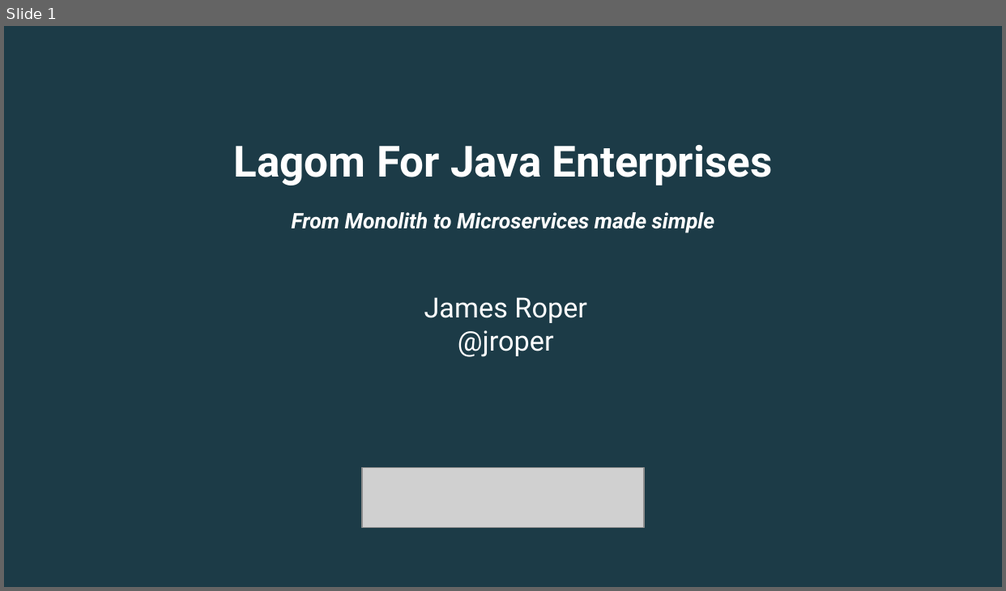
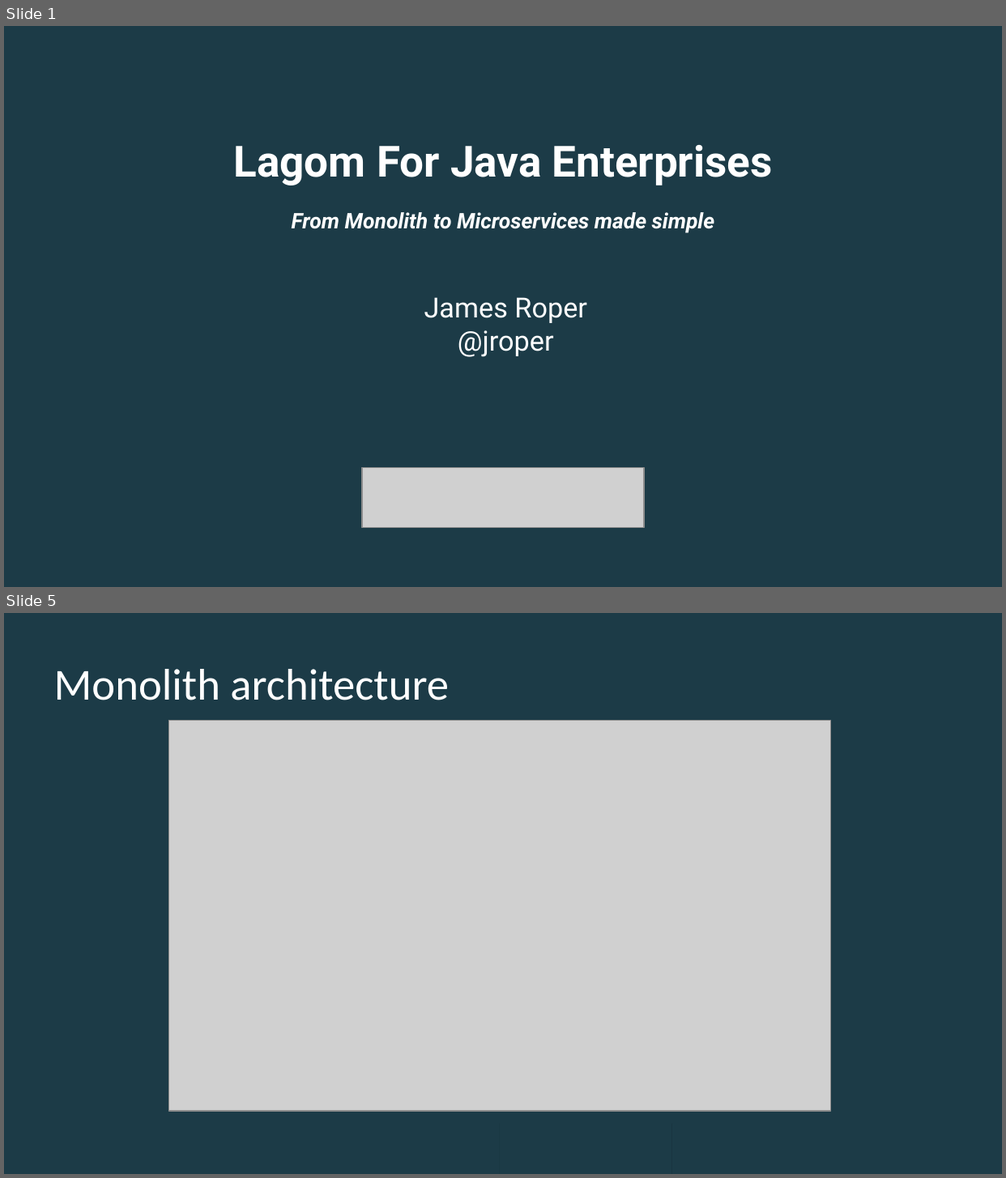
Before and after one commit to jroper/lagom-monolith-presentation, a slide deck: presentation/microservice-to-monolith.odp. Shown one above the other, each under a label of ours: slide 1 before the commit, slides 1 and 5 after it; the slides between them are not shown. The pictures are 1006x591 and 1006x1178 pixels, drawn with LibreOffice and Linux fonts; fonts in the diff are those of the drawing; grey boxes stand for pictures; background and template pictures are left out. Boxes give left, top, right and bottom in pixels: in the first picture for what was removed or moved away, otherwise in the second. Text is boxed around its words. In the diff, an @@ line names an element or a change of style, - is before the commit and + after.

```diff
--- a/presentation/microservice-to-monolith.odp
+++ b/presentation/microservice-to-monolith.odp
@@ slide 5 added at (4, 613, 1002, 1174), background #1C3B47 @@
@@ title added at (54, 669, 449, 700), 32 pt, text #FFFFFF @@
+Monolith architecture
@@ picture added at (168, 721, 830, 1111) @@
@@ rectangle added at (4, 1121, 671, 1174), fill #1C3B47 @@
@@ rectangle added at (4, 1121, 499, 1174), fill #1C3B47 @@
```
Also in this commit, not shown: 1 slide changed, 10 other slides added, 2 slides removed.
